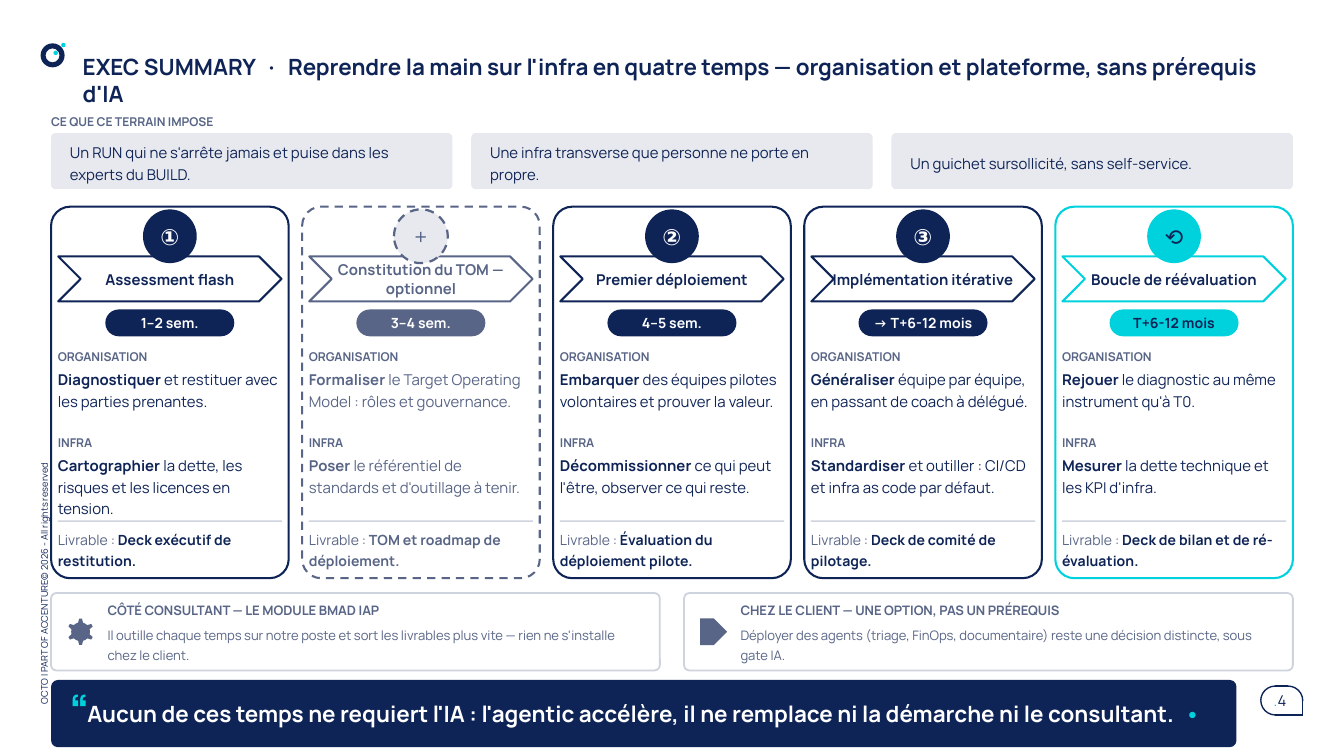
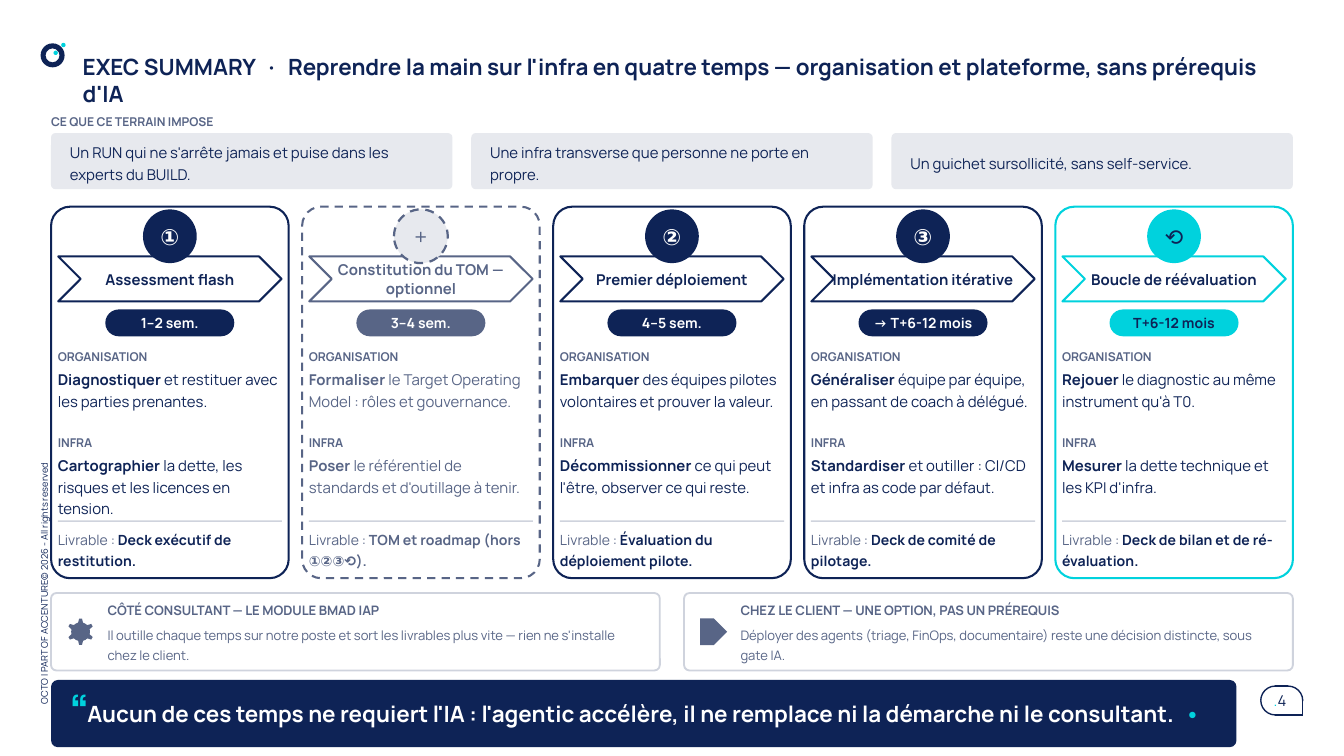
Before and after one commit to claudecamus-dot/Vscode3, a slide deck: slide 4 of docs/cadrage-ppt/bmad-iap-cadrage-synthese.pptx. Drawn at 1344x756 pixels with LibreOffice and Linux fonts; fonts in the diff are those of the drawing. Boxes give left, top, right and bottom in pixels: in the first picture for what was removed or moved away, otherwise in the second. Text is boxed around its words. In the diff, an @@ line names an element or a change of style, - is before the commit and + after.

```diff
--- a/docs/cadrage-ppt/bmad-iap-cadrage-synthese.pptx
+++ b/docs/cadrage-ppt/bmad-iap-cadrage-synthese.pptx
@@ text at [309,533,521,566]: text changed @@
-Livrable : TOM et roadmap de déploiement.
+Livrable : TOM et roadmap (hors ①②③⟲).
```
Also in this commit, not shown: 4 other slides changed, 3 other files.
